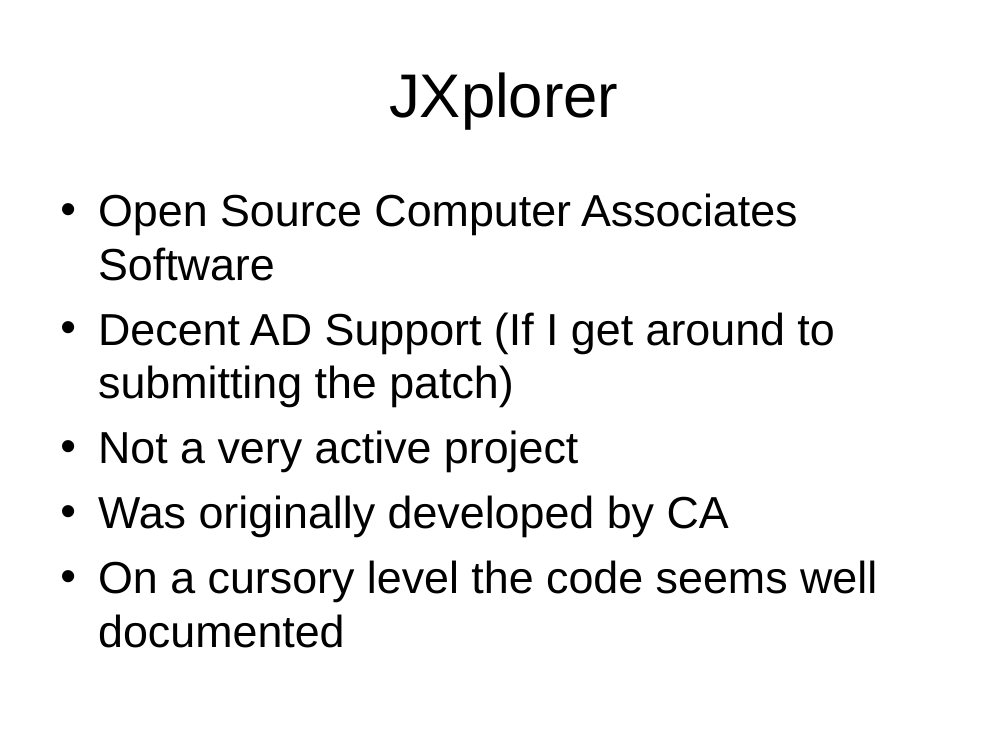
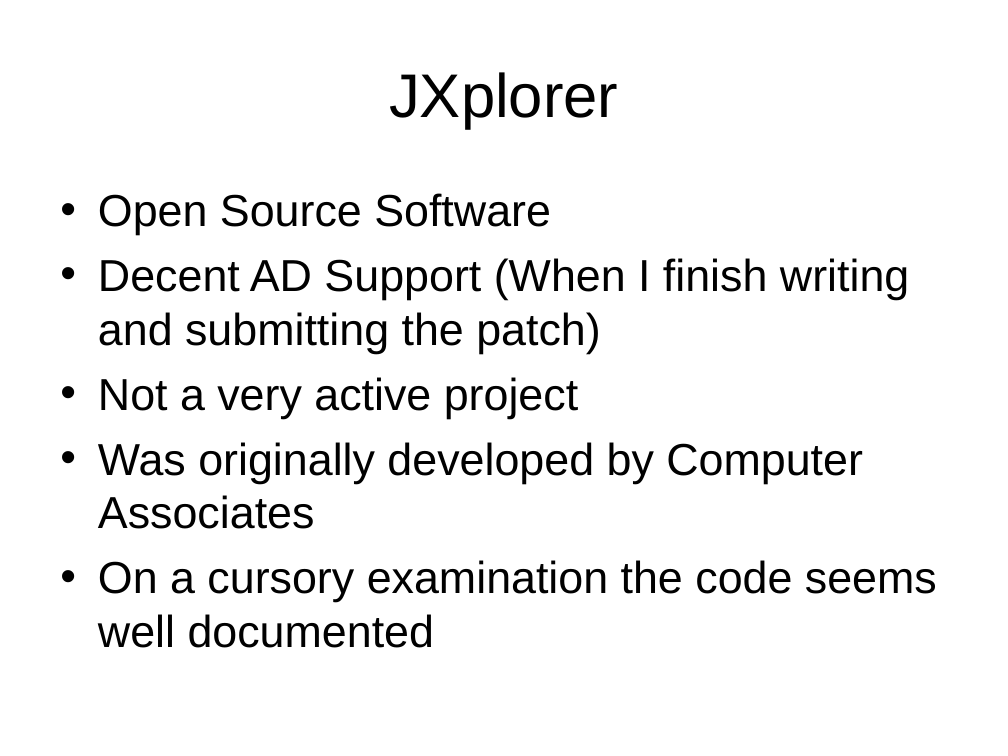
Before and after one commit to LIPHP/LDAP-Talk, a slide deck: slide 14 of Docs/LIPHP-Using LDAP with PHP.ppt (slide 15 before the commit). Drawn at 1008x756 pixels with LibreOffice and Linux fonts; fonts in the diff are those of the drawing. Boxes give left, top, right and bottom in pixels: in the first picture for what was removed or moved away, otherwise in the second. Text is boxed around its words. In the diff, an @@ line names an element or a change of style, - is before the commit and + after.

Commit message:
More slides.

```diff
--- a/Docs/LIPHP-Using LDAP with PHP.ppt
+++ b/Docs/LIPHP-Using LDAP with PHP.ppt
@@ text at (98, 193, 909, 354): text changed @@
-• Open Source Computer Associates Software
-• Decent AD Support (If I get around to submitting the patch)
+• Open Source Software
+• Decent AD Support (When I finish writing and submitting the patch)
@@ text at (98, 377, 578, 419): indent changed @@
@@ text at (98, 442, 937, 648): text changed @@
-• Was originally developed by CA
-• On a cursory level the code seems well documented
+• Was originally developed by Computer Associates
+• On a cursory examination the code seems well documented
```
Also in this commit, not shown: 14 other slides changed, 3 slides added, 2 slides removed.
